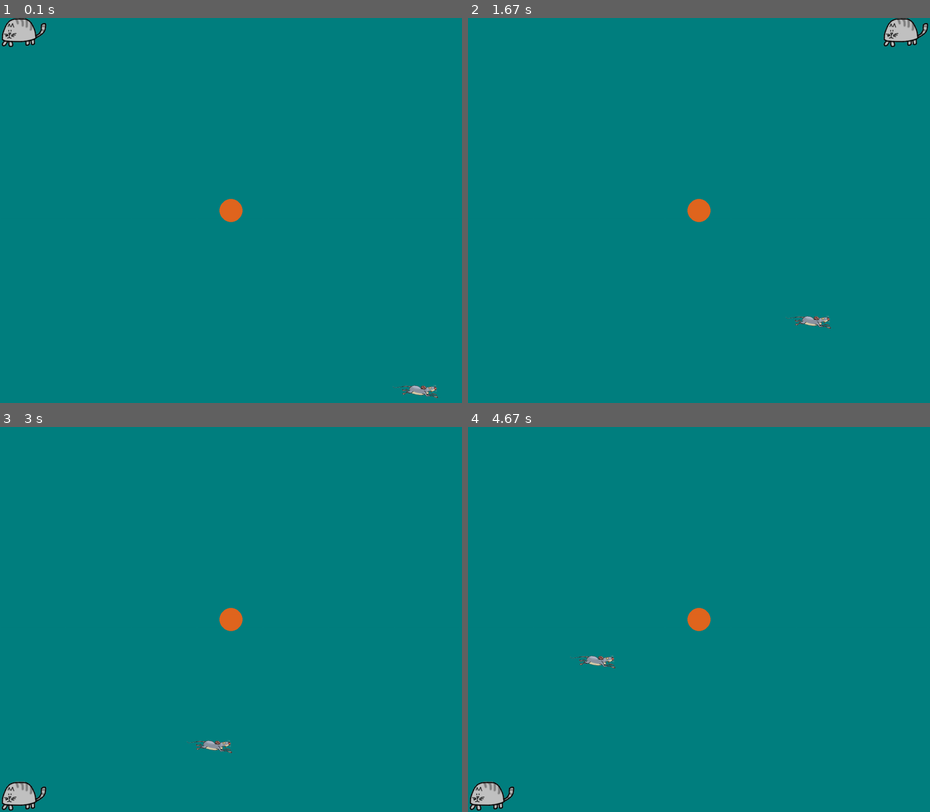
Above: before the commit, frames 1-4 (two rows, left to right).
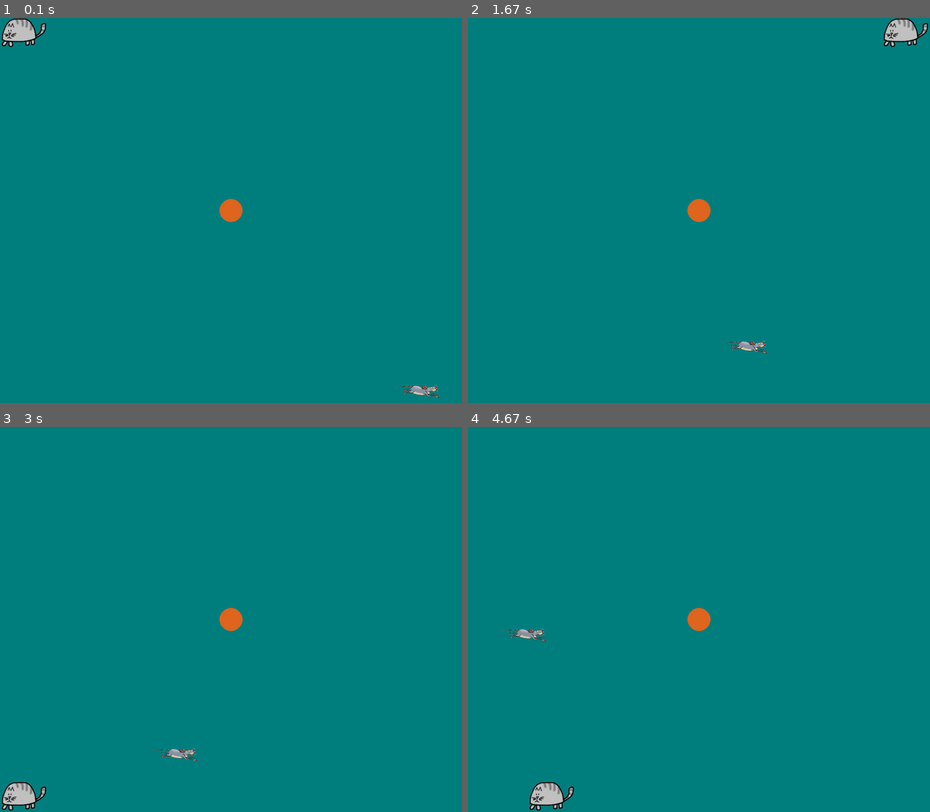
Above: after the commit, the same moments.

Repository: LogicMass621/python
Game: pygame game, started from catmouse.py
Same seed, same stepped clock (60 frames per second), same inputs: the game is played once before the commit and once after it. The source is Python 2; it was converted automatically to run under Python 3.
Inputs:
- Up to frame 1 (0.1 s): no input
- Up to frame 2 (1.67 s): hold Right 0.33-0.8 s; hold Up 0.83-1.13 s
- Up to frame 3 (3 s): hold Left 1.67-2.2 s; hold Down 2.23-2.53 s
- Up to frame 4 (4.67 s): hold Up 3-3.37 s; hold Right 3.4-4.03 s; hold Down 4.07-4.43 s; hold Left from 4.47 s (still down)

The runs differ from the first frame. In frame 1, 0.1% of the frame differs, in the area x 85-96%, y 95-99%; in frame 2, 0.3%; in frame 3, 0.3%; in frame 4, 1.3%, in the area x 0-32%, y 52-100%.

Commit message:
Added main method Increased FPS to 60 Added DEBUG flag to toggle print statements

Diff:
--- a/catmouse.py
+++ b/catmouse.py
@@ -2,40 +2,26 @@
 import pygame, sys, random
 from pygame.locals import *
 
+# GLOBAL VARIABLES
+DEBUG = False
+FPS = 60 # frames per second setting
+screen_width=1200
+screen_height=1000
+
 class Direction:
  N,NE,E,SE,S,SW,W,NW = range(1,9)
 
-pygame.init()
-
-FPS = 30 # frames per second setting
-fpsClock = pygame.time.Clock()
-
-# set up the window
-screen_width=1200
-screen_height=1000
-screen = pygame.display.set_mode((screen_width, screen_height), 0, 32)
-pygame.display.set_caption('Animation')
-
-points = 0
-
-WHITE = (255, 255, 255)
-BLUE = (33, 135, 203)
-SILVER = (192, 192, 192)
-TEAL = (0, 128, 128)
-ORANGE = (225, 102, 31)
-
-random.seed()
-
 class Sprite:
  image_path = 'cat.png'
- speed=10
+ speed=10*30/FPS
  x = 0
  y = 0
 
  def __init__(self):
   self.image = pygame.image.load(self.image_path)
   self.rect = pygame.Rect(0, 0, self.image.get_width(), self.image.get_height())
-  print 'rect = {}'.format(self.rect)
+  if DEBUG:
+   print 'rect = {}'.format(self.rect)
 
  def movex(self, x):
   self.x += x
@@ -75,7 +61,7 @@
  image_path = 'mouse.png'
  direction = Direction.E
  counter = 0
- speed = 15
+ speed = 15*30/FPS
 
  def __init__(self):
   Sprite.__init__(self)
@@ -100,9 +86,10 @@
 
  def animate(self):
   if self.counter == 0:
-   self.counter = random.randint(20,30)
+   self.counter = random.randint(30,80)
    self.direction = random.randint(1,8)
-   print 'counter = {} direction = {}'.format(self.counter, self.direction)
+   if DEBUG:
+    print 'counter = {} direction = {}'.format(self.counter, self.direction)
 
   self.counter -= 1
 
@@ -127,43 +114,68 @@
    self.movex(-self.speed*2/3)
    self.movey(-self.speed*2/3)
 
-cat = Sprite()
-mouse = Mouse()
+def main():
 
-pygame.key.set_repeat(True)
+ pygame.init()
 
-# MAIN GAME LOOP
-while True:
+ clock = pygame.time.Clock()
 
-# 1. GET DATA
- for event in pygame.event.get():
-  if event.type == QUIT:
-   pygame.quit()
-   sys.exit()
-  elif event.type == pygame.KEYDOWN:
-   if event.key == pygame.K_LEFT:
-    cat.movex(-cat.speed)
-   if event.key == pygame.K_RIGHT:
-    cat.movex(cat.speed)
-   if event.key == pygame.K_UP:
-    cat.movey(-cat.speed)
-   if event.key == pygame.K_DOWN:
-    cat.movey(cat.speed)
+ # set up the window
+ screen = pygame.display.set_mode([screen_width, screen_height])
 
-# 2. PROCESS DATA
- mouse.animate()
+ points = 0
 
- if cat.collided(mouse):
-   points += 1
-   mouse.reset()
+ WHITE = (255, 255, 255)
+ BLUE = (33, 135, 203)
+ SILVER = (192, 192, 192)
+ TEAL = (0, 128, 128)
+ ORANGE = (225, 102, 31)
 
- print 'cat = {},{} mouse = {},{} points = {}'.format(cat.x, cat.y, mouse.x, mouse.y, points)
+ random.seed()
 
-# 3. OUTPUT DATA
- screen.fill(TEAL)
- pygame.draw.circle(screen, ORANGE, (screen_width/2, screen_height/2), 30, 0)
- mouse.blit(screen)
- cat.blit(screen)
+ cat = Sprite()
+ mouse = Mouse()
 
- pygame.display.update()
- fpsClock.tick(FPS)
+ pygame.key.set_repeat(True)
+
+ # MAIN GAME LOOP
+ while True:
+
+ # 1. GET DATA
+  for event in pygame.event.get():
+   if event.type == QUIT:
+    pygame.quit()
+    sys.exit()
+   elif event.type == pygame.KEYDOWN:
+    if event.key == pygame.K_LEFT:
+     cat.movex(-cat.speed)
+    if event.key == pygame.K_RIGHT:
+     cat.movex(cat.speed)
+    if event.key == pygame.K_UP:
+     cat.movey(-cat.speed)
+    if event.key == pygame.K_DOWN:
+     cat.movey(cat.speed)
+    if event.key == pygame.K_ESCAPE:
+     pygame.quit()
+
+  # 2. PROCESS DATA
+  mouse.animate()
+
+  if cat.collided(mouse):
+    points += 1
+    mouse.reset()
+
+  if DEBUG:
+   print 'cat = {},{} mouse = {},{} points = {}'.format(cat.x, cat.y, mouse.x, mouse.y, points)
+
+  # 3. OUTPUT DATA
+  screen.fill(TEAL)
+  pygame.draw.circle(screen, ORANGE, (screen_width/2, screen_height/2), 30, 0)
+  mouse.blit(screen)
+  cat.blit(screen)
+
+  pygame.display.flip()
+  clock.tick(FPS)
+  pygame.display.set_caption("fps: " + str(round(clock.get_fps(),1))+" points: " + str(points))
+
+main()
